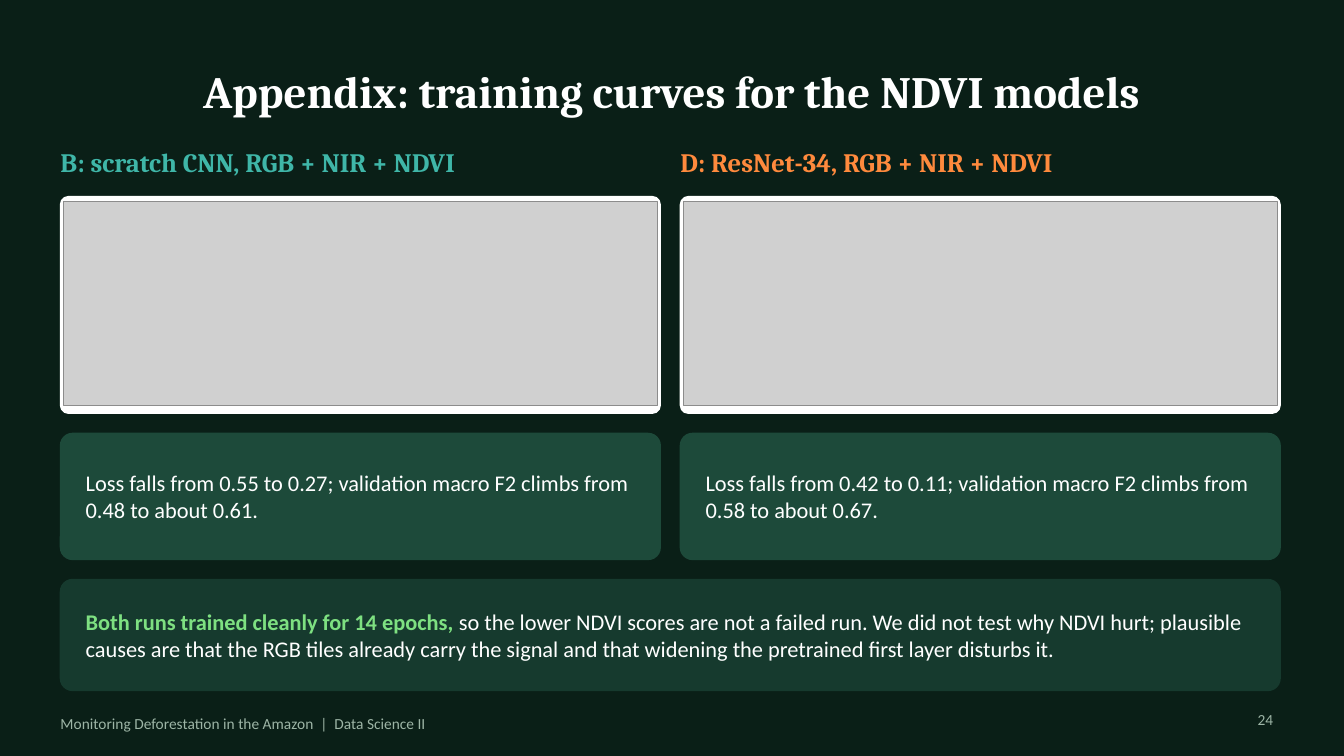
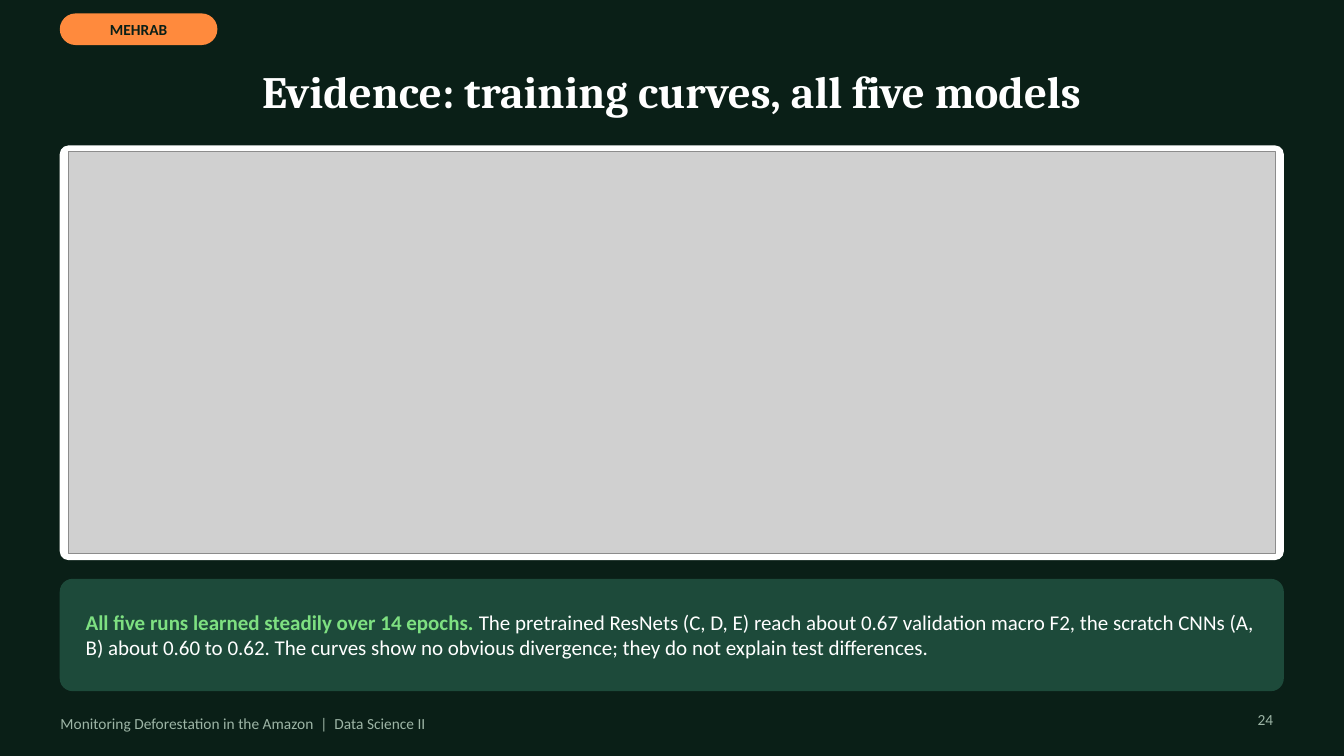
Before and after one commit to MehrabAzan/Amazon-Deforestation, a slide deck: slide 24 of Amazon_Deforestation_DeepLearning.pptx. Drawn at 1344x756 pixels with LibreOffice and Linux fonts; fonts in the diff are those of the drawing; grey boxes stand for pictures. Boxes give left, top, right and bottom in pixels: in the first picture for what was removed or moved away, otherwise in the second. Text is boxed around its words. In the diff, an @@ line names an element or a change of style, - is before the commit and + after.

```diff
--- a/Amazon_Deforestation_DeepLearning.pptx
+++ b/Amazon_Deforestation_DeepLearning.pptx
@@ rounded rectangle added at <box>60,14,217,44</box>, fill #FF8A3D, outline #FF8A3D 1 pt @@
@@ text added at <box>110,25,167,35</box>, 11 pt, text #0A1F17, bold @@
+MEHRAB
@@ text at <box>262,76,1081,118</box>: text changed @@
-Appendix: training curves for the NDVI models
+Evidence: training curves, all five models
@@ rounded rectangle: place and size @@
-rounded rectangle at <box>60,197,660,413</box>
+rounded rectangle at <box>60,146,1284,560</box>
@@ rounded rectangle at <box>60,146,1284,560</box>: proportions changed @@
@@ text removed at <box>60,153,455,176</box> @@
-B: scratch CNN, RGB + NIR + NDVI
@@ picture added at <box>69,151,1275,554</box> @@
@@ text removed at <box>680,154,1052,176</box> @@
-D: ResNet-34, RGB + NIR + NDVI
@@ picture removed at <box>64,202,657,405</box> @@
@@ rounded rectangle removed at <box>681,197,1280,413</box> @@
@@ picture removed at <box>684,202,1277,405</box> @@
@@ rounded rectangle removed at <box>60,434,660,560</box> @@
@@ rounded rectangle removed at <box>681,434,1280,560</box> @@
@@ text removed at <box>86,475,628,518</box> @@
-Loss falls from 0.55 to 0.27; validation macro F2 climbs from 0.48 to about 0.61.
@@ text removed at <box>706,475,1248,518</box> @@
-Loss falls from 0.42 to 0.11; validation macro F2 climbs from 0.58 to about 0.67.
@@ rounded rectangle: place and size @@
-rounded rectangle at <box>60,580,1280,691</box>
+rounded rectangle at <box>60,580,1284,691</box>
@@ rounded rectangle at <box>60,580,1284,691</box>: fill #163A2E to #1D4A3A; outline #163A2E 1 pt to #1D4A3A 1 pt @@
@@ text at <box>86,615,1254,659</box>: text changed; size 16 to 15 pt @@
-Both runs trained cleanly for 14 epochs, so the lower NDVI scores are not a failed run. We did not test why NDVI hurt; plausible causes are that the RGB tiles already carry the signal and that widening the pretrained first layer disturbs it.
+All five runs learned steadily over 14 epochs. The pretrained ResNets (C, D, E) reach about 0.67 validation macro F2, the scratch CNNs (A, B) about 0.60 to 0.62. The curves show no obvious divergence; they do not explain test differences.
```
Also in this commit, not shown: 23 other slides changed, 1 slide added, 1 slide removed.
